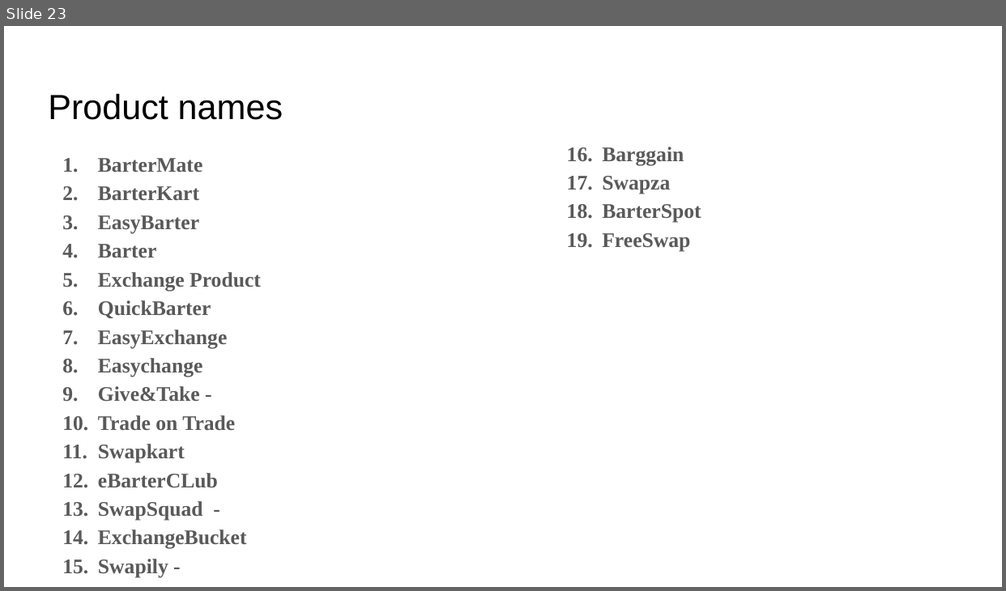
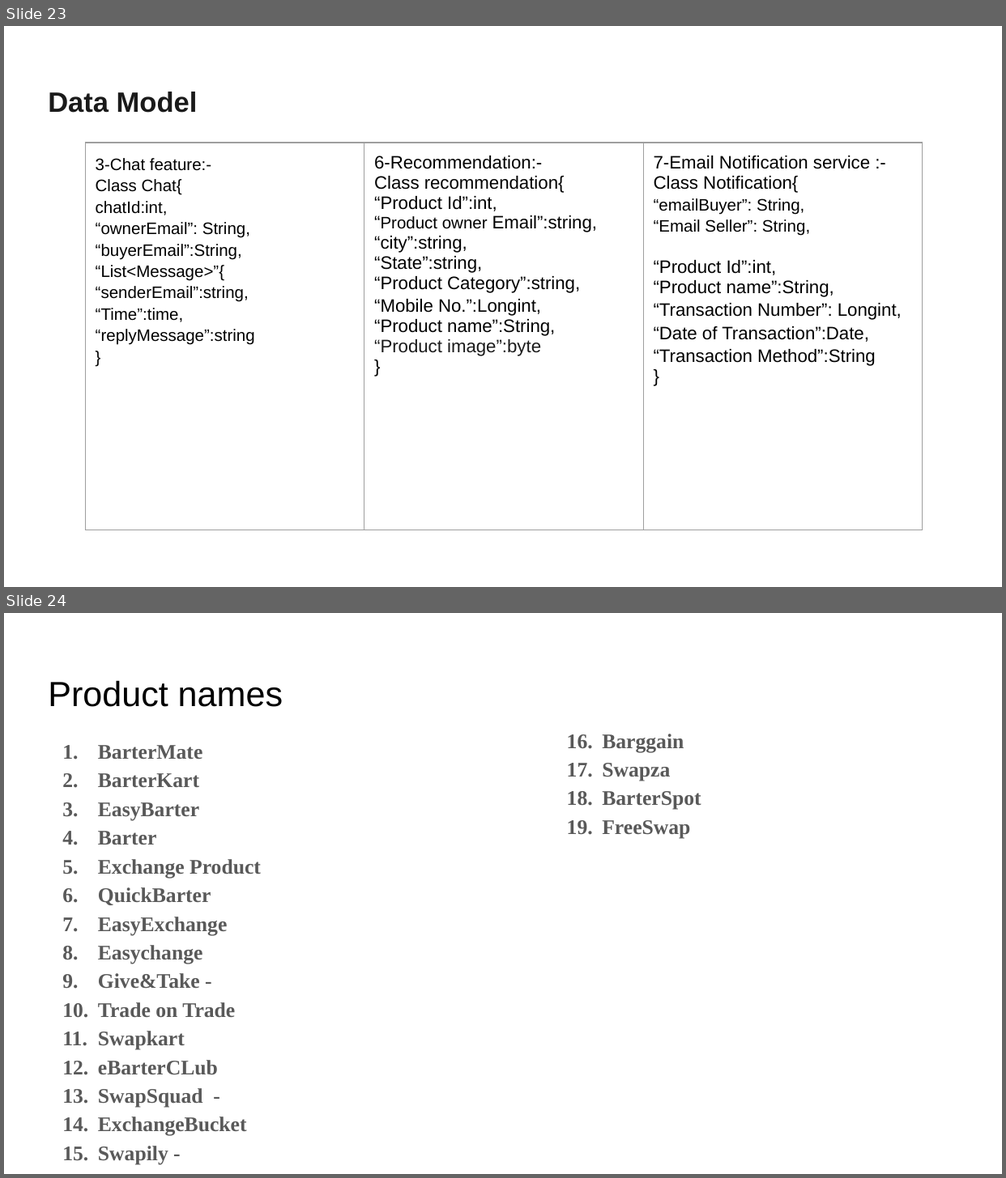
Before and after one commit to abhaykumar789/ecommerce, a slide deck: ppt/Product 1 (1).pptx. Shown one above the other, each under a label of ours: slide 23 before the commit, slides 23 and 24 after it. The pictures are 1006x591 and 1006x1178 pixels, drawn with LibreOffice and Linux fonts; fonts in the diff are those of the drawing. Boxes give left, top, right and bottom in pixels: in the first picture for what was removed or moved away, otherwise in the second. Text is boxed around its words. In the diff, an @@ line names an element or a change of style, - is before the commit and + after.

Commit message:
data model created for the login with otp service

```diff
--- a/ppt/Product 1 (1).pptx
+++ b/ppt/Product 1 (1).pptx
@@ slide 23 added at [4,26,1002,587], background #FFFFFF @@
@@ title added at [48,92,198,113], 20.2 pt, text #1A1A1A, bold @@
+Data Model
@@ table added at [86,143,924,530], 1 rows, 3 columns @@
+3-Chat feature:- / Class Chat{ / chatId:int, / “ownerEmail”: String, / “buyerEmail”:String, / “List<Message>”{ / “senderEmail”:string, / “Time”:time, / “replyMessage”:string / } | 6-Recommendation:- / Class recommendation{ / “Product Id”:int, / “Product owner Email”:string, / “city”:string, / “State”:string, / “Product Category”:string, / “Mobile No.”:Longint, / “Product name”:String, / “Product image”:byte / } | 7-Email Notification service :- / Class Notification{ / “emailBuyer”: String, / “Email Seller”: String, / “Product Id”:int, / “Product name”:String, / “Transaction Number”: Longint, / “Date of Transaction”:Date, / “Transaction Method”:String / }
@@ what was slide 23 is now slide 24 @@
```
Also in this commit, not shown: 3 slides changed, 3 other files.
